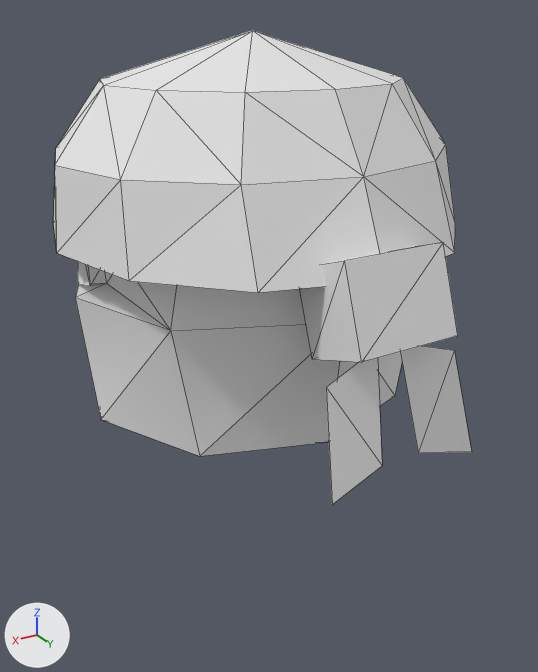
What one commit did to the FBX model assets/npc_trader/SK_Trader_Head.fbx.
Before and after are seen from a 50 mm lens placed at (0.265, 0.474, 1.839), pointed at (0.009, 0.048, 1.626). The lights are fixed; the arrows at lower left show +X, +Y and +Z. The picture after the commit comes second. Mesh edges are drawn as thin lines.

Names of what the first picture shows: 'SK_Trader_Head'.
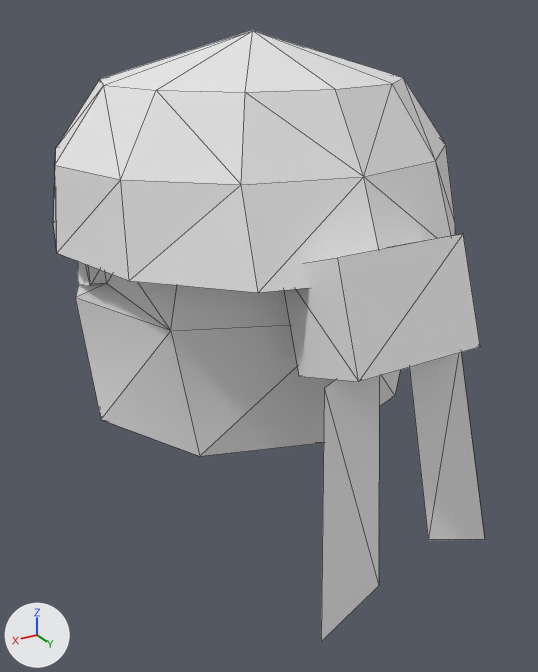
Boxes (x1, y1, x2, y2) around the edits, measured in the pictures (538 x 672 px; the box of a moved part takes in the faces that stretch with it):
'SK_Trader_Head', reshaped (29% taller)
    before: (53, 30, 472, 504)
    after: (53, 30, 485, 642)
part 1 of me_sk_trader_head, moved or reshaped
    before: (300, 242, 458, 362)
    after: (284, 234, 480, 382)
part 2 of me_sk_trader_head, moved or reshaped
    before: (326, 346, 472, 504)
    after: (321, 352, 485, 642)

What changed in the scene script:
```text
Change me_sk_trader_head:
    used by ob_sk_trader_head; location = (0.0, 0.0, 0.0)
    remove me_sk_trader_head.from_pydata(...)  # 131 vertices, 210 faces; spans x -0.145..0.145, y -0.143..0.192, z 1.532..1.83
    add me_sk_trader_head.from_pydata(...)  # 131 vertices, 210 faces; spans x -0.145..0.145, y -0.143..0.208, z 1.505..1.83
    me_sk_trader_head part 1: the loose piece of 8 vertices spanning x -0.035..0.035, y 0.122..0.188, z 1.651..1.719 is scaled about its middle by (1.26, 1.2, 1.2), then moved by (0.0, 0.003, -0.002)
    me_sk_trader_head part 2
    me_sk_trader_head.vertices[123].co: (0.008, 0.168, 1.662) -> (0.01, 0.172, 1.665)
    me_sk_trader_head.vertices[124].co: (0.048, 0.174, 1.65) -> (0.052, 0.178, 1.652)  # pixel (326, 387) -> pixel (324, 388)
    me_sk_trader_head.vertices[125].co: (0.054, 0.192, 1.585) -> (0.07, 0.208, 1.505)  # pixel (332, 504) -> pixel (321, 641)
    me_sk_trader_head.vertices[126].co: (0.014, 0.186, 1.594) -> (0.022, 0.2, 1.518)  # pixel (382, 465) -> pixel (378, 585)
    me_sk_trader_head.vertices[127].co: (-0.008, 0.168, 1.662) -> (-0.01, 0.172, 1.665)
    me_sk_trader_head.vertices[128].co: (-0.048, 0.174, 1.65) -> (-0.05, 0.176, 1.655)  # pixel (454, 350) -> not seen
    me_sk_trader_head.vertices[129].co: (-0.054, 0.192, 1.585) -> (-0.062, 0.205, 1.522)  # pixel (471, 451) -> pixel (484, 539)
    me_sk_trader_head.vertices[130].co: (-0.014, 0.186, 1.594) -> (-0.018, 0.198, 1.535)  # pixel (418, 452) -> pixel (428, 539)
```
